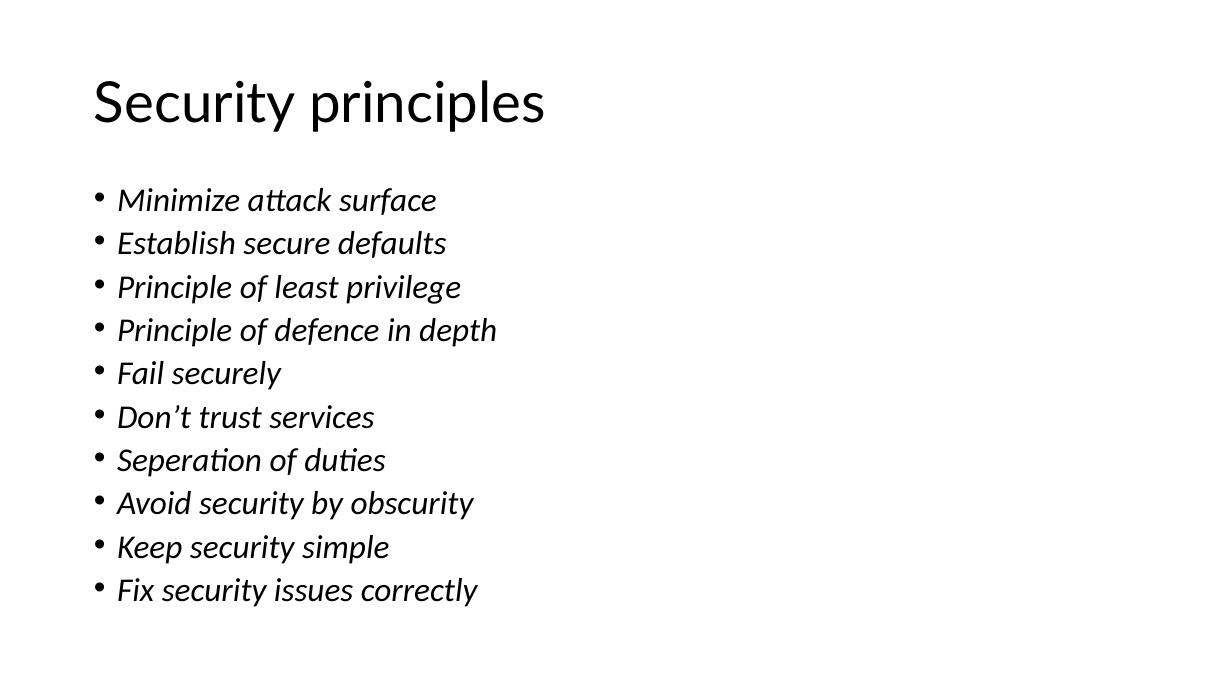
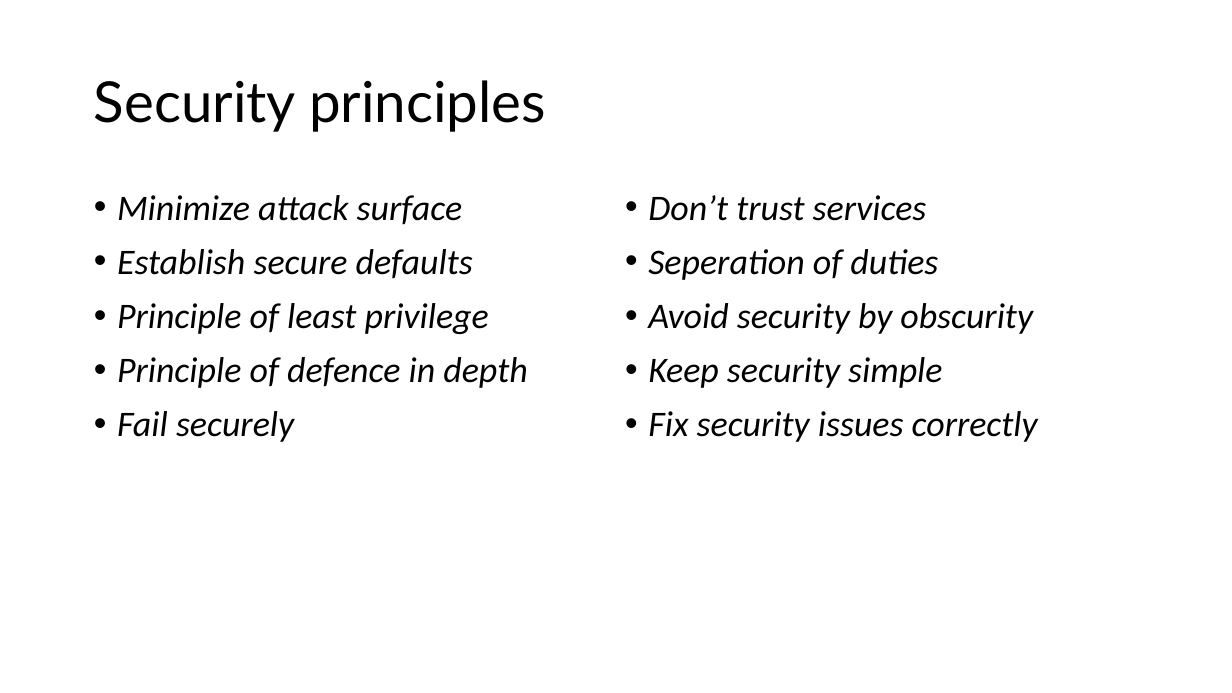
Before and after one commit to Kristiansax/kea-software-security-exam-slides, a slide deck: slide 7 of 10 - Security design og principper for sikkert design.pptx. Drawn at 1232x693 pixels with LibreOffice and Linux fonts; fonts in the diff are those of the drawing. Boxes give left, top, right and bottom in pixels: in the first picture for what was removed or moved away, otherwise in the second. Text is boxed around its words. In the diff, an @@ line names an element or a change of style, - is before the commit and + after.

```diff
--- a/10 - Security design og principper for sikkert design.pptx
+++ b/10 - Security design og principper for sikkert design.pptx
@@ text "Minimize attack surface" at (117,195,527,442): size 25.9 to 28 pt; line spacing 0.7 to 0.9 @@
@@ text added at (648,195,1038,442), 28 pt, text #000000, italic @@
+• Don’t trust services
+• Seperation of duties
+• Avoid security by obscurity
+• Keep security simple
+• Fix security issues correctly
@@ text at (117,405,478,607): paragraphs removed @@
-• Don’t trust services
-• Seperation of duties
-• Avoid security by obscurity
-• Keep security simple
-• Fix security issues correctly
```
Also in this commit, not shown: 2 other slides changed, 2 other files.
